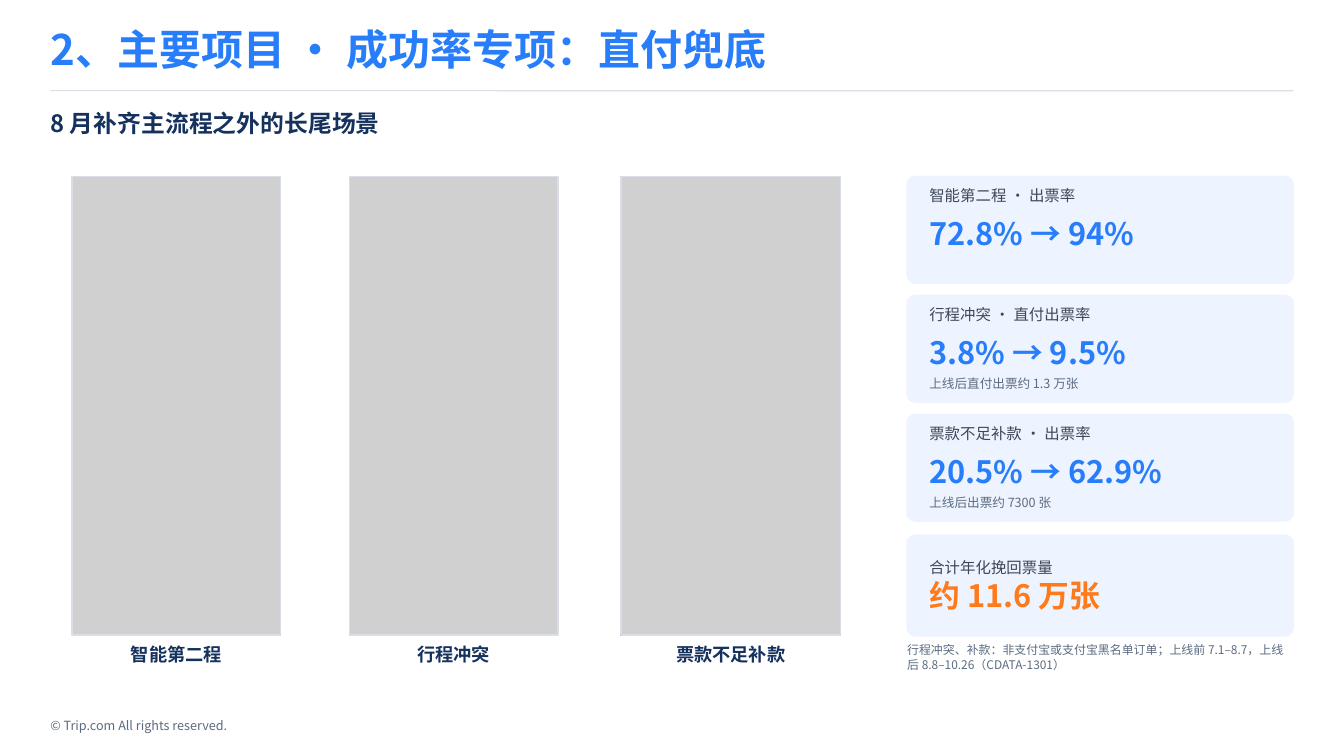
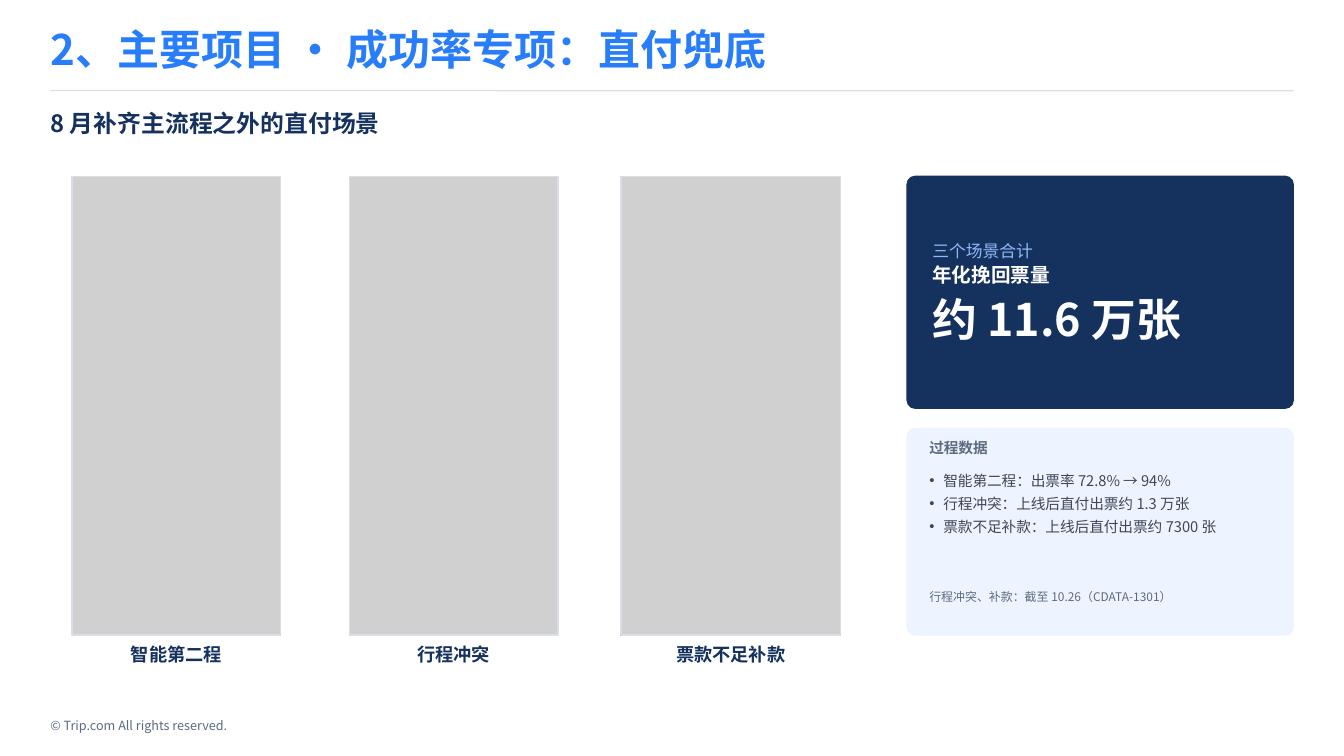
Before and after one commit to Wennie006/AI-myself, a slide deck: slide 10 of 留用答辩_v4.pptx. Drawn at 1344x756 pixels with LibreOffice and Linux fonts; fonts in the diff are those of the drawing; grey boxes stand for pictures. Boxes give left, top, right and bottom in pixels: in the first picture for what was removed or moved away, otherwise in the second. Text is boxed around its words. In the diff, an @@ line names an element or a change of style, - is before the commit and + after.

```diff
--- a/留用答辩_v4.pptx
+++ b/留用答辩_v4.pptx
@@ text at (x1=50, y1=111, x2=380, y2=134): text changed @@
-8 月补齐主流程之外的长尾场景
+8 月补齐主流程之外的直付场景
@@ rounded rectangle resized from (x1=907, y1=176, x2=1294, y2=283) to (x1=907, y1=176, x2=1294, y2=408) @@
@@ rounded rectangle at (x1=907, y1=176, x2=1294, y2=408): fill #EEF4FF to #15315E; outline #EEF4FF 1 pt to #15315E 1 pt; proportions changed @@
@@ text "三个场景合计" moved from (x1=929, y1=560, x2=1099, y2=610) to (x1=932, y1=243, x2=1182, y2=340) @@
@@ text removed at (x1=929, y1=188, x2=1075, y2=203) @@
-智能第二程 · 出票率
@@ text removed at (x1=929, y1=221, x2=1134, y2=246) @@
-72.8% → 94%
@@ text at (x1=932, y1=243, x2=1050, y2=284): text changed; size 11 to 12 pt; text colour #3D4757 to #8FB8F5 @@
-合计年化挽回票量
+三个场景合计
+年化挽回票量
@@ rounded rectangle removed at (x1=907, y1=295, x2=1294, y2=402) @@
@@ text at (x1=932, y1=298, x2=1182, y2=340): size 22 to 32 pt, text colour #FF7A1A to #FFFFFF in "约 11.6 万张"; line spacing 1 to 1.1 @@
@@ text removed at (x1=929, y1=340, x2=1126, y2=365) @@
-3.8% → 9.5%
@@ text removed at (x1=929, y1=377, x2=1078, y2=389) @@
-上线后直付出票约 1.3 万张
@@ rounded rectangle removed at (x1=907, y1=414, x2=1294, y2=521) @@
@@ rounded rectangle resized from (x1=907, y1=535, x2=1294, y2=636) to (x1=907, y1=429, x2=1294, y2=635) @@
@@ rounded rectangle at (x1=907, y1=429, x2=1294, y2=635): proportions changed @@
@@ text removed at (x1=929, y1=426, x2=1090, y2=441) @@
-票款不足补款 · 出票率
@@ text added at (x1=929, y1=441, x2=987, y2=454), 10.5 pt, text #5B6B80, bold @@
+过程数据
@@ text removed at (x1=929, y1=459, x2=1162, y2=484) @@
-20.5% → 62.9%
@@ text at (x1=943, y1=473, x2=1217, y2=533): text changed; size 11 to 10.5 pt @@
-行程冲突 · 直付出票率
+• 智能第二程：出票率 72.8% → 94%
+• 行程冲突：上线后直付出票约 1.3 万张
+• 票款不足补款：上线后直付出票约 7300 张
@@ text removed at (x1=929, y1=496, x2=1052, y2=508) @@
-上线后出票约 7300 张
@@ text at (x1=929, y1=591, x2=1171, y2=602): text changed @@
-行程冲突、补款：非支付宝或支付宝黑名单订单；上线前 7.1–8.7，上线后 8.8–10.26（CDATA-1301）
+行程冲突、补款：截至 10.26（CDATA-1301）
```
